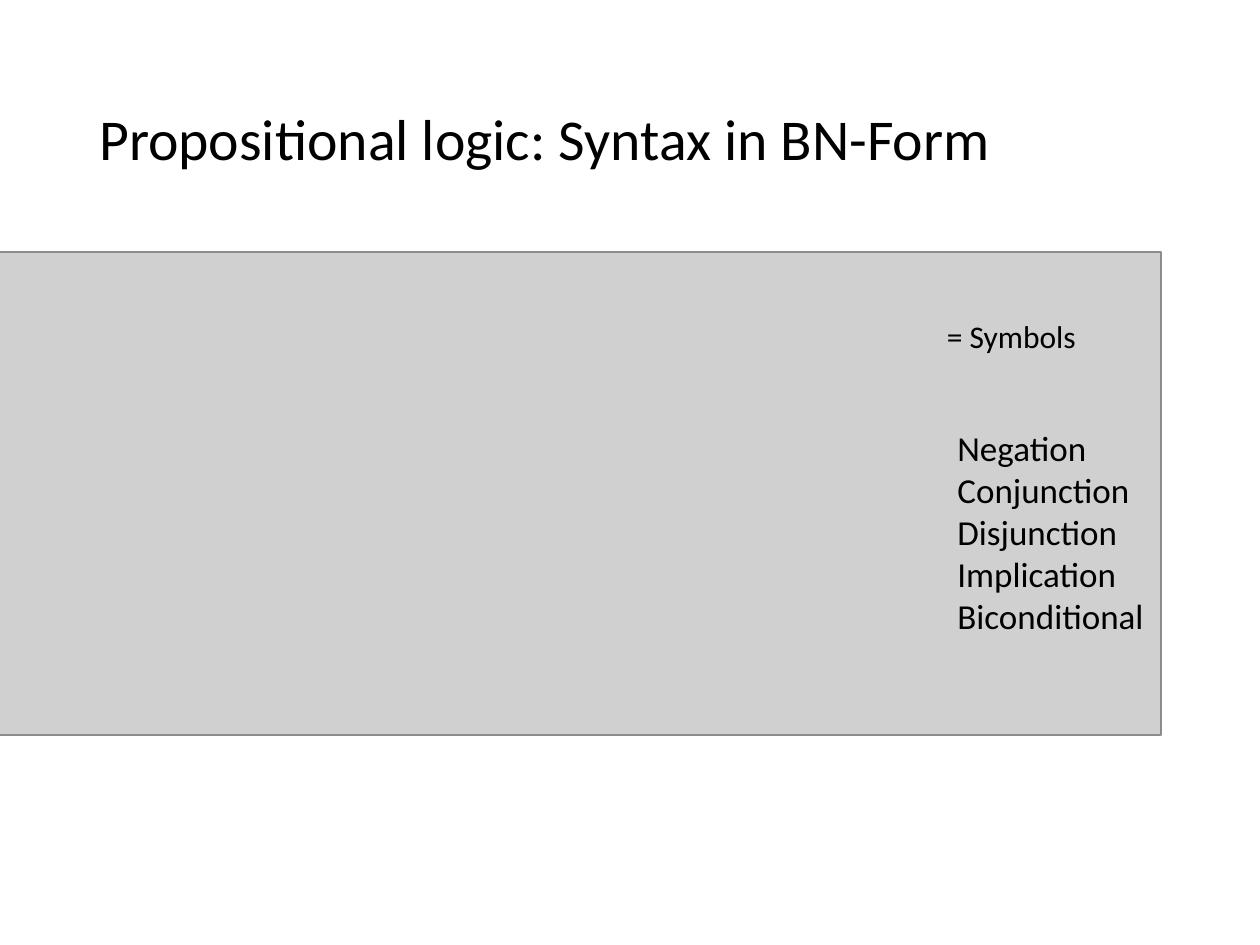
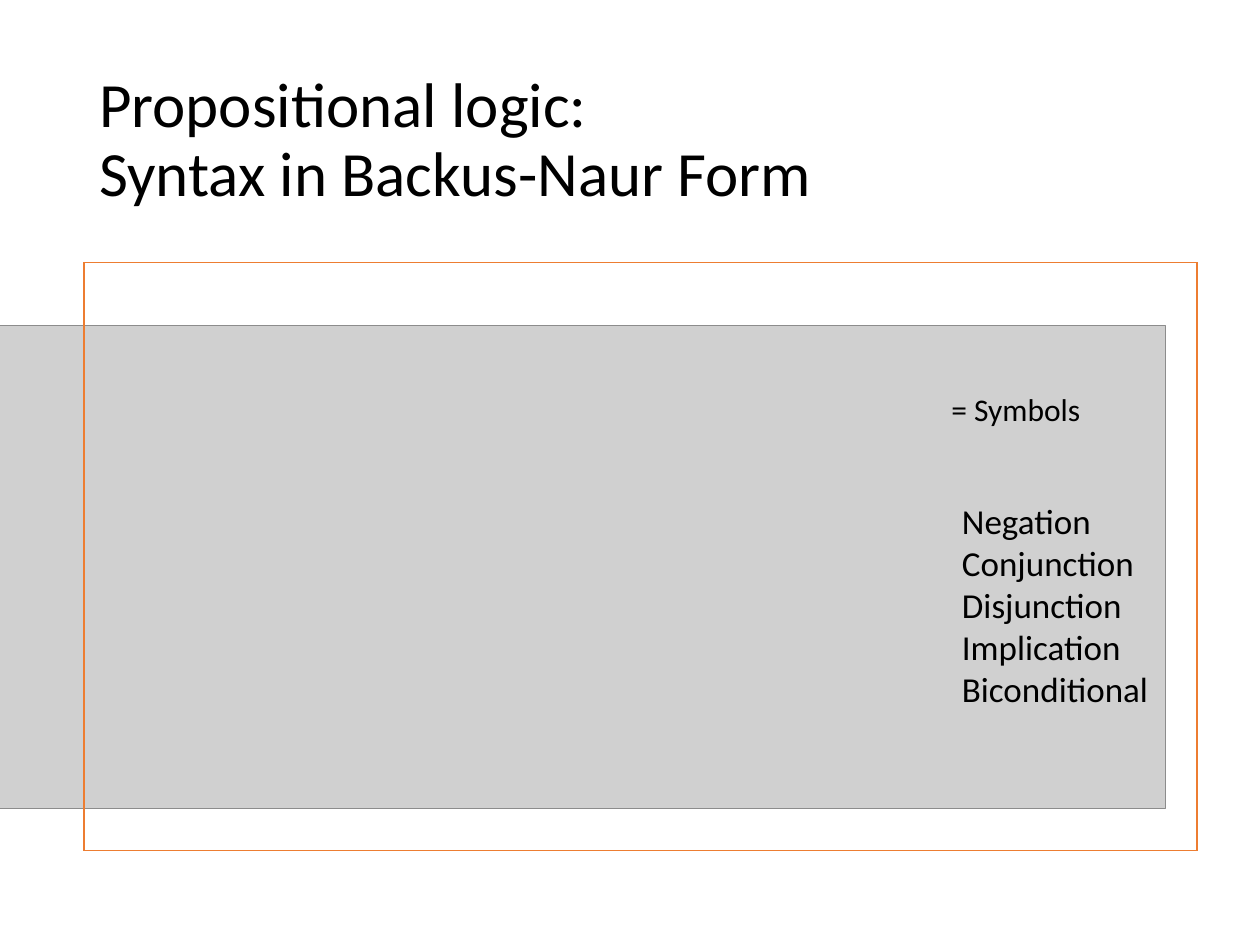
Before and after one commit to mhahsler/CS7320-AI, a slide deck: slide 9 of slides/07_knowledge-based.pptx. Drawn at 1260x945 pixels with LibreOffice and Linux fonts; fonts in the diff are those of the drawing; grey boxes stand for pictures. Boxes give left, top, right and bottom in pixels: in the first picture for what was removed or moved away, otherwise in the second. Text is boxed around its words. In the diff, an @@ line names an element or a change of style, - is before the commit and + after.

```diff
--- a/slides/07_knowledge-based.pptx
+++ b/slides/07_knowledge-based.pptx
@@ title at <box>99,83,810,206</box>: text changed; size 33 to 36 pt @@
-Propositional logic: Syntax in BN-Form
+Propositional logic:
+Syntax in Backus-Naur Form
@@ rectangle added at <box>84,262,1197,850</box>, outline #ED7D31 1 pt @@
@@ 2 texts, 1 picture: place and size @@
-2 texts, 1 picture at <box>0,252,1160,735</box>
+2 texts, 1 picture at <box>0,325,1166,808</box>
```
Also in this commit, not shown: 13 other slides changed, 1 other file.
